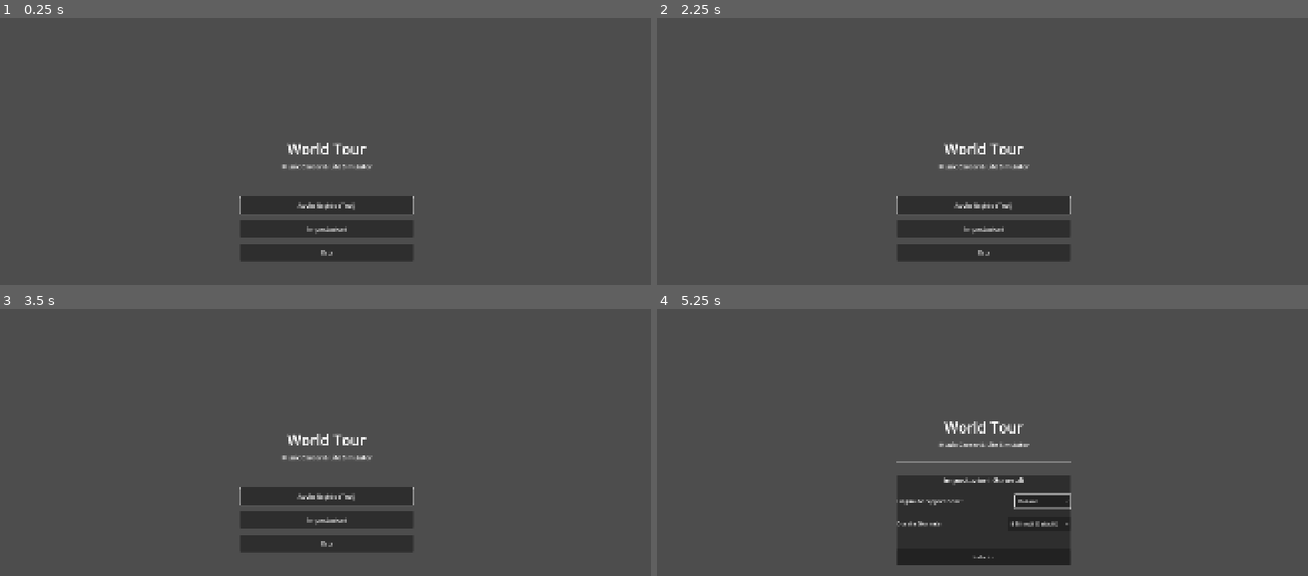
Above: before the commit, frames 1-4 (two rows, left to right).
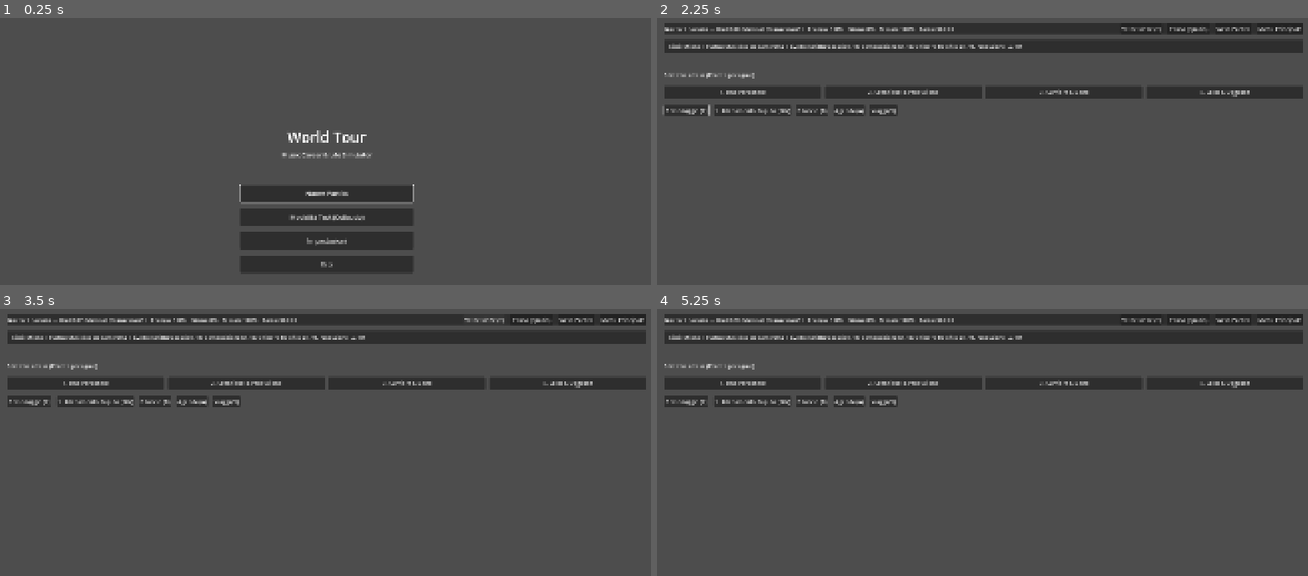
Above: after the commit, the same moments.

Repository: tommasofelix/World-tour
Game: Godot game, scene res://ui/main_menu/main_menu.tscn
Same seed, same stepped clock (60 frames per second), same inputs: the game is played once before the commit and once after it.
Inputs (mouse positions are in pixels of both pictures, inside the frame that each line leads up to):
- Up to frame 1 (0.25 s): no input
- Up to frame 2 (2.25 s): click "Avvio Rapido (Test)" (after the commit: "Modalità Test (Collaudo)") at 0.5 s; click "Menu Principale" at 1.25 s; click (982, 194) at 2 s, where only the run after the commit has a clickable "Nuova Partita"
- Up to frame 3 (3.5 s): click (481, 319) at 2.75 s, where only the run after the commit has a clickable "Velocità: 1x (T)"
- Up to frame 4 (5.25 s): click (1138, 319) at 3.5 s, where only the run after the commit has a clickable "Velocità: 2x (T)"; click (1138, 319) at 4.25 s, where only the run after the commit has a clickable "Velocità: 3x (T)"; click (982, 519) at 5 s, where only the run before the commit has a clickable "Impostazioni"

The runs differ from the first frame. In frame 1, 5.6% of the frame differs, in the area x 36-64%, y 42-96%; in frame 2, 19%; in frame 3, 19%; in frame 4, 22%, in the area x 1-100%, y 1-96%.

Commit message:
feat(menu): add distinct new game and test mode flows and modularize roadmap

Diff:
--- a/autoload/game_manager.gd
+++ b/autoload/game_manager.gd
@@ -85,7 +85,7 @@
 		if time_system:
 			time_system.set_paused(false)
 
-func start_new_game(p_name: String = "Alex", p_instrument: String = "Chitarra Elettrica", p_background: String = "self_taught") -> void:
+func start_new_game(p_name: String = "Alex", p_instrument: String = "Chitarra Elettrica", p_background: String = "self_taught", p_test_mode: bool = false) -> void:
 	var day_duration: float = Constants.DEFAULT_DAY_DURATION_SECONDS
 	if SaveManager:
 		day_duration = SaveManager.get_day_duration()
@@ -94,7 +94,12 @@
 	player_data.player_name = p_name
 	player_data.primary_instrument = p_instrument
 	player_data.background_id = p_background
-	player_data.populate_starter_test_songs()
+	if p_test_mode:
+		player_data.money = 500.0
+		player_data.populate_starter_test_songs()
+	else:
+		player_data.money = 50.0
+		player_data.songs.clear()
 
 	calendar_data = CalendarData.new(day_duration)
 	time_system = TimeSystem.new(calendar_data)
--- a/localization/en.json
+++ b/localization/en.json
@@ -2,6 +2,10 @@
 	"GAME_TITLE": "World Tour",
 	"GAME_SUBTITLE": "Music Career & Life Simulator",
 
+	"MENU_NEW_GAME": "New Game",
+	"MENU_NEW_GAME_DESC": "Start a new music career from scratch with Alex in the small bedroom.",
+	"MENU_TEST_MODE": "Test Mode (Debug)",
+	"MENU_TEST_MODE_DESC": "Launch a test game with pre-configured character, 10 songs, and resources ready to test every system.",
 	"MENU_QUICK_START": "Quick Start (Test)",
 	"MENU_QUICK_START_DESC": "Launch directly into the life cycle simulation and testing screen.",
 	"MENU_SETTINGS": "Settings",
--- a/localization/it.json
+++ b/localization/it.json
@@ -2,6 +2,10 @@
 	"GAME_TITLE": "World Tour",
 	"GAME_SUBTITLE": "Music Career & Life Simulator",
 
+	"MENU_NEW_GAME": "Nuova Partita",
+	"MENU_NEW_GAME_DESC": "Inizia una nuova carriera musicale da zero con Alex nella stanzetta.",
+	"MENU_TEST_MODE": "Modalità Test (Collaudo)",
+	"MENU_TEST_MODE_DESC": "Avvia una partita di collaudo con personaggio pre-impostato, 10 canzoni e risorse pronte per testare ogni sistema.",
 	"MENU_QUICK_START": "Avvio Rapido (Test)",
 	"MENU_QUICK_START_DESC": "Avvia direttamente la schermata di simulazione e test del ciclo vitale.",
 	"MENU_SETTINGS": "Impostazioni",
--- a/tests/test_localization.gd
+++ b/tests/test_localization.gd
@@ -137,11 +137,13 @@
 	var instance: Node = menu_scene.instantiate()
 	assert_true(instance != null, "Istanziazione Main Menu riuscita")
 
+	var btn_ng: Button = instance.find_child("BtnNewGame", true, false)
 	var btn_qs: Button = instance.find_child("BtnQuickStart", true, false)
 	var btn_set: Button = instance.find_child("BtnSettings", true, false)
 	var btn_q: Button = instance.find_child("BtnQuit", true, false)
 	var opt_l: OptionButton = instance.find_child("OptLang", true, false)
 
+	assert_true(btn_ng != null, "Pulsante BtnNewGame presente")
 	assert_true(btn_qs != null, "Pulsante BtnQuickStart presente")
 	assert_true(btn_set != null, "Pulsante BtnSettings presente")
 	assert_true(btn_q != null, "Pulsante BtnQuit presente")
--- a/ui/main_menu/main_menu.gd
+++ b/ui/main_menu/main_menu.gd
@@ -7,6 +7,7 @@
 @onready var label_title: Label = $CenterContainer/VBoxMain/Header/LabelTitle
 @onready var label_subtitle: Label = $CenterContainer/VBoxMain/Header/LabelSubtitle
 @onready var vbox_menu: VBoxContainer = $CenterContainer/VBoxMain/VBoxMenu
+@onready var btn_new_game: Button = $CenterContainer/VBoxMain/VBoxMenu/BtnNewGame
 @onready var btn_quick_start: Button = $CenterContainer/VBoxMain/VBoxMenu/BtnQuickStart
 @onready var btn_settings: Button = $CenterContainer/VBoxMain/VBoxMenu/BtnSettings
 @onready var btn_quit: Button = $CenterContainer/VBoxMain/VBoxMenu/BtnQuit
@@ -30,6 +31,7 @@
 	_populate_day_duration_options()
 
 	# Connessione segnali bottoni
+	btn_new_game.pressed.connect(_on_new_game_pressed)
 	btn_quick_start.pressed.connect(_on_quick_start_pressed)
 	btn_settings.pressed.connect(_on_settings_pressed)
 	btn_quit.pressed.connect(_on_quit_pressed)
@@ -47,8 +49,8 @@
 	# Aggiorna testi secondo la lingua corrente
 	_refresh_ui_text()
 
-	# Auto-focus sul primo elemento
-	btn_quick_start.grab_focus()
+	# Auto-focus sul primo elemento (Nuova Partita)
+	btn_new_game.grab_focus()
 
 func _populate_language_options() -> void:
 	opt_lang.clear()
@@ -88,7 +90,8 @@
 	# Aggiorna testi a video (Holy Diver)
 	label_title.text = tr("GAME_TITLE")
 	label_subtitle.text = tr("GAME_SUBTITLE")
-	btn_quick_start.text = tr("MENU_QUICK_START")
+	btn_new_game.text = tr("MENU_NEW_GAME")
+	btn_quick_start.text = tr("MENU_TEST_MODE")
 	btn_settings.text = tr("MENU_SETTINGS")
 	btn_quit.text = tr("MENU_QUIT")
 
@@ -98,17 +101,25 @@
 	btn_back_settings.text = tr("SETTINGS_BACK")
 
 	# Configurazione semantica per Screen Reader NVDA (Luca)
-	AccessibilityManager.hook_control_accessibility(btn_quick_start, tr("MENU_QUICK_START"), tr("MENU_QUICK_START_DESC"))
+	AccessibilityManager.hook_control_accessibility(btn_new_game, tr("MENU_NEW_GAME"), tr("MENU_NEW_GAME_DESC"))
+	AccessibilityManager.hook_control_accessibility(btn_quick_start, tr("MENU_TEST_MODE"), tr("MENU_TEST_MODE_DESC"))
 	AccessibilityManager.hook_control_accessibility(btn_settings, tr("MENU_SETTINGS"), tr("MENU_SETTINGS_DESC"))
 	AccessibilityManager.hook_control_accessibility(btn_quit, tr("MENU_QUIT"), tr("MENU_QUIT_DESC"))
 	AccessibilityManager.hook_control_accessibility(opt_lang, tr("SETTINGS_LANGUAGE_LABEL"), tr("SETTINGS_LANGUAGE_DESC"))
 	AccessibilityManager.hook_control_accessibility(opt_day_duration, "Durata Giornata", "Seleziona la durata reale di ogni giornata di gioco: 5, 10, 15 o 20 minuti.")
 	AccessibilityManager.hook_control_accessibility(btn_back_settings, tr("SETTINGS_BACK"), tr("SETTINGS_BACK_DESC"))
 
+func _on_new_game_pressed() -> void:
+	# Inizializza nuova partita da zero (senza brani preimpostati, finanze base)
+	if GameManager:
+		GameManager.start_new_game("Alex", "Chitarra Elettrica", "self_taught", false)
+	# Avvia HUD di simulazione
+	get_tree().change_scene_to_file("res://ui/hud/hud.tscn")
+
 func _on_quick_start_pressed() -> void:
-	# Inizializza partita con starter pack e durata configurata
+	# Inizializza partita in modalità test (con 10 brani dello starter pack e 500 € di liquidità)
 	if GameManager:
-		GameManager.start_new_game()
+		GameManager.start_new_game("Alex", "Chitarra Elettrica", "self_taught", true)
 	# Avvia HUD di simulazione
 	get_tree().change_scene_to_file("res://ui/hud/hud.tscn")
 
--- a/ui/main_menu/main_menu.tscn
+++ b/ui/main_menu/main_menu.tscn
@@ -47,13 +47,21 @@
 layout_mode = 2
 theme_override_constants/separation = 18
 
+[node name="BtnNewGame" type="Button" parent="CenterContainer/VBoxMain/VBoxMenu"]
+custom_minimum_size = Vector2(0, 50)
+layout_mode = 2
+focus_neighbor_top = NodePath("../BtnQuit")
+focus_neighbor_bottom = NodePath("../BtnQuickStart")
+theme_override_font_sizes/font_size = 18
+text = "Nuova Partita"
+
 [node name="BtnQuickStart" type="Button" parent="CenterContainer/VBoxMain/VBoxMenu"]
 custom_minimum_size = Vector2(0, 50)
 layout_mode = 2
-focus_neighbor_top = NodePath("../BtnQuit")
+focus_neighbor_top = NodePath("../BtnNewGame")
 focus_neighbor_bottom = NodePath("../BtnSettings")
 theme_override_font_sizes/font_size = 18
-text = "Avvio Rapido (Test)"
+text = "Modalità Test (Collaudo)"
 
 [node name="BtnSettings" type="Button" parent="CenterContainer/VBoxMain/VBoxMenu"]
 custom_minimum_size = Vector2(0, 50)
@@ -67,7 +75,7 @@
 custom_minimum_size = Vector2(0, 50)
 layout_mode = 2
 focus_neighbor_top = NodePath("../BtnSettings")
-focus_neighbor_bottom = NodePath("../BtnQuickStart")
+focus_neighbor_bottom = NodePath("../BtnNewGame")
 theme_override_font_sizes/font_size = 18
 text = "Esci"
 
Not shown, added: docs/report/ALLEGATO_APPROFONDIMENTO_ROADMAP_ALFA.md
Not shown, added: docs/report/REPORT_SESSIONE_ROADMAP_E_ALPHA.md
Not shown, added: docs/roadmap/00_introduzione_e_guida.md
Not shown, added: docs/roadmap/01_identita_personaggio_routine_e_risorse.md
Not shown, added: docs/roadmap/02_creativita_musicale_scrittura_e_produzione.md
Not shown, added: docs/roadmap/03_band_reclutamento_dinamiche_e_revenue_split.md
Not shown, added: docs/roadmap/04_strumenti_sala_prove_home_studio_e_upgrades.md
Not shown, added: docs/roadmap/05_concerti_locali_scaletta_e_pubblico.md
Not shown, added: docs/roadmap/06_geografia_metropoli_e_tournee.md
Not shown, added: docs/roadmap/07_grandi_festival_estivi.md
Not shown, added: docs/roadmap/08_social_media_fan_engagement_e_viralita.md
Not shown, added: docs/roadmap/09_industria_musicale_contratti_e_management.md
(and 6 more such lines)
